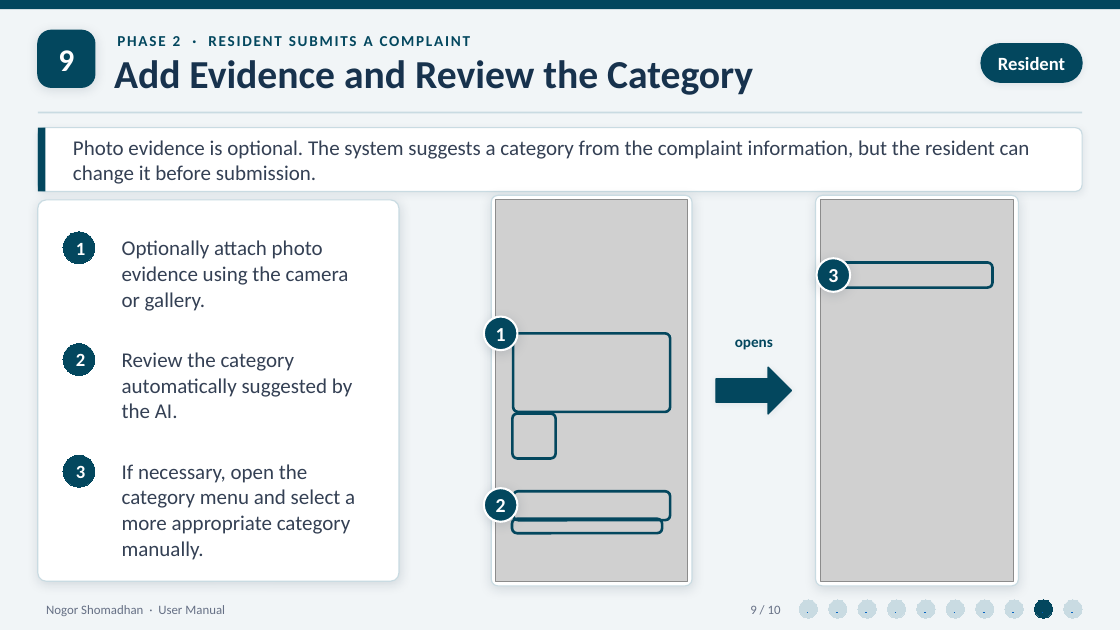
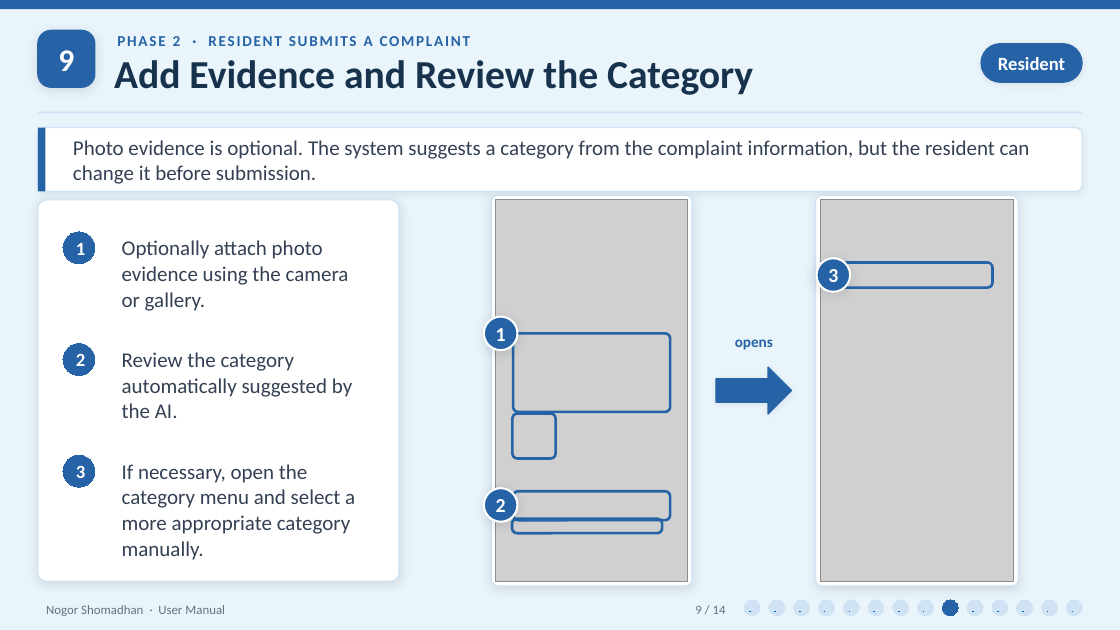
Before and after one commit to Zawadur-Rafid/NogorShomadhan, a slide deck: slide 9 of User Manual/NogorShomadhan_UserManual_Phase1.pptx. Drawn at 1120x630 pixels with LibreOffice and Linux fonts; fonts in the diff are those of the drawing; grey boxes stand for pictures. Boxes give left, top, right and bottom in pixels: in the first picture for what was removed or moved away, otherwise in the second. Text is boxed around its words. In the diff, an @@ line names an element or a change of style, - is before the commit and + after.

```diff
--- a/User Manual/NogorShomadhan_UserManual_Phase1.pptx
+++ b/User Manual/NogorShomadhan_UserManual_Phase1.pptx
@@ background #F1F5F7 to #EAF4FB @@
@@ text "PHASE 2 · RESIDENT SUBMITS ..." at (117,36,470,46): text colour #03475E to #2563A6 @@
@@ rectangle at (38,112,1082,113): fill #C9DBE2 to #CFE3F4 @@
@@ outline #C9DBE2 1 pt to #CFE3F4 1 pt in 4 elements at (38,128,1082,192), (38,200,399,581), (492,196,692,586), (816,196,1019,586) @@
@@ fill #03475E to #2563A6 in 5 elements at (0,0,1120,9), (38,128,45,192), (484,317,518,350), (484,488,518,522), (817,258,850,292) @@
@@ outline #03475E 2.25 pt to #2563A6 2.25 pt in 5 elements at (513,334,670,413), (513,413,556,459), (513,492,670,521), (513,519,663,534), (842,262,993,287) @@
@@ text "opens" at (735,339,773,350): text colour #03475E to #2563A6 @@
@@ fill #03475E to #2563A6; outline #03475E 1 pt to #2563A6 1 pt in 3 elements at (38,30,95,87), (981,44,1082,82), (716,367,791,414) @@
@@ text at (695,606,726,614): text changed @@
-9 / 10
+9 / 14
@@ ellipse: place and size @@
-ellipse at (799,600,818,618)
+ellipse at (744,600,760,616)
@@ ellipse: place and size @@
-ellipse at (828,600,847,618)
+ellipse at (769,600,785,616)
@@ ellipse: place and size @@
-ellipse at (858,600,876,618)
+ellipse at (794,600,810,616)
@@ ellipse: place and size @@
-ellipse at (887,600,906,618)
+ellipse at (818,600,834,616)
@@ ellipse: place and size @@
-ellipse at (917,600,935,618)
+ellipse at (844,600,860,616)
@@ ellipse: place and size @@
-ellipse at (946,600,965,618)
+ellipse at (868,600,884,616)
@@ ellipse: place and size @@
-ellipse at (975,600,994,618)
+ellipse at (893,600,909,616)
@@ ellipse: place and size @@
-ellipse at (1005,600,1023,618)
+ellipse at (918,600,933,616)
@@ fill #03475E to #2563A6; outline #03475E 0.75 pt to #2563A6 0.75 pt in 4 elements at (63,232,95,264), (63,344,95,376), (63,455,95,487), (943,600,959,616) @@
@@ ellipse: place and size @@
-ellipse at (1034,600,1053,618)
+ellipse at (943,600,959,616)
@@ fill #C9DBE2 to #CFE3F4; outline #C9DBE2 0.75 pt to #CFE3F4 0.75 pt in 9 elements at (744,600,760,616), (769,600,785,616), (794,600,810,616), (818,600,834,616), (844,600,860,616), (868,600,884,616), (893,600,909,616), (918,600,933,616), (967,600,983,616) @@
@@ ellipse: place and size @@
-ellipse at (1064,600,1082,618)
+ellipse at (967,600,983,616)
@@ ellipse added at (992,600,1008,616), fill #CFE3F4, outline #CFE3F4 0.75 pt @@
@@ ellipse added at (1017,600,1033,616), fill #CFE3F4, outline #CFE3F4 0.75 pt @@
@@ ellipse added at (1042,600,1058,616), fill #CFE3F4, outline #CFE3F4 0.75 pt @@
@@ ellipse added at (1066,600,1082,616), fill #CFE3F4, outline #CFE3F4 0.75 pt @@
```
Also in this commit, not shown: 9 other slides changed, 4 slides added, 4 other files.
